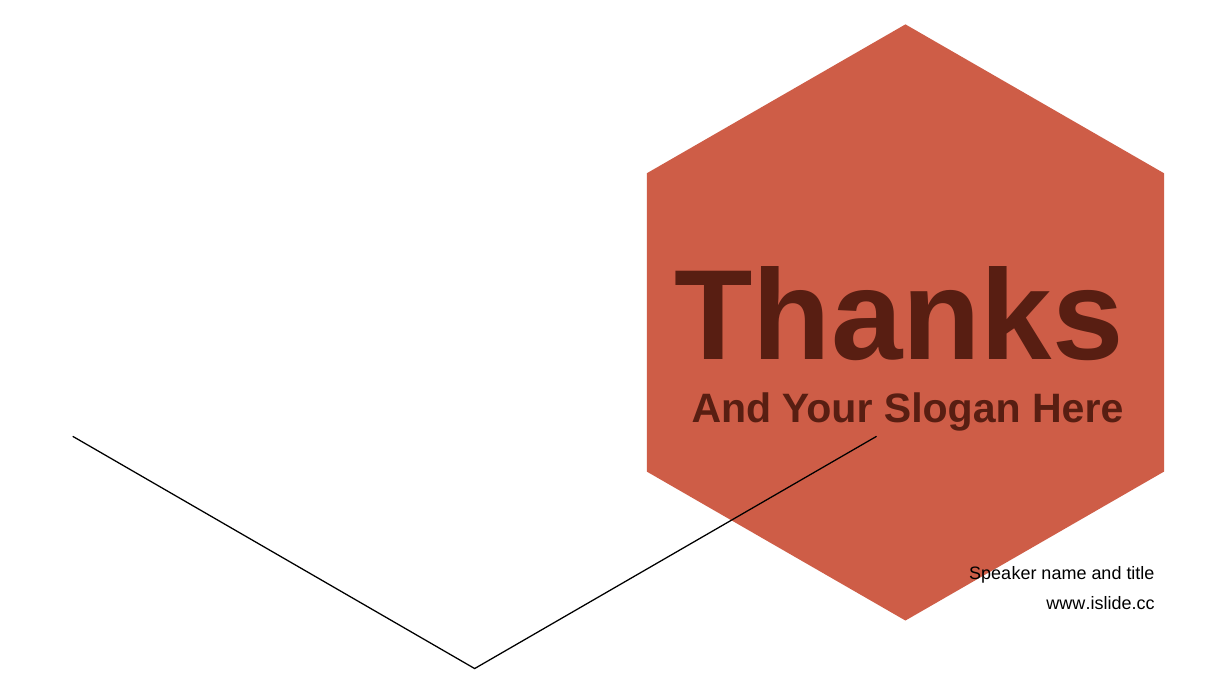
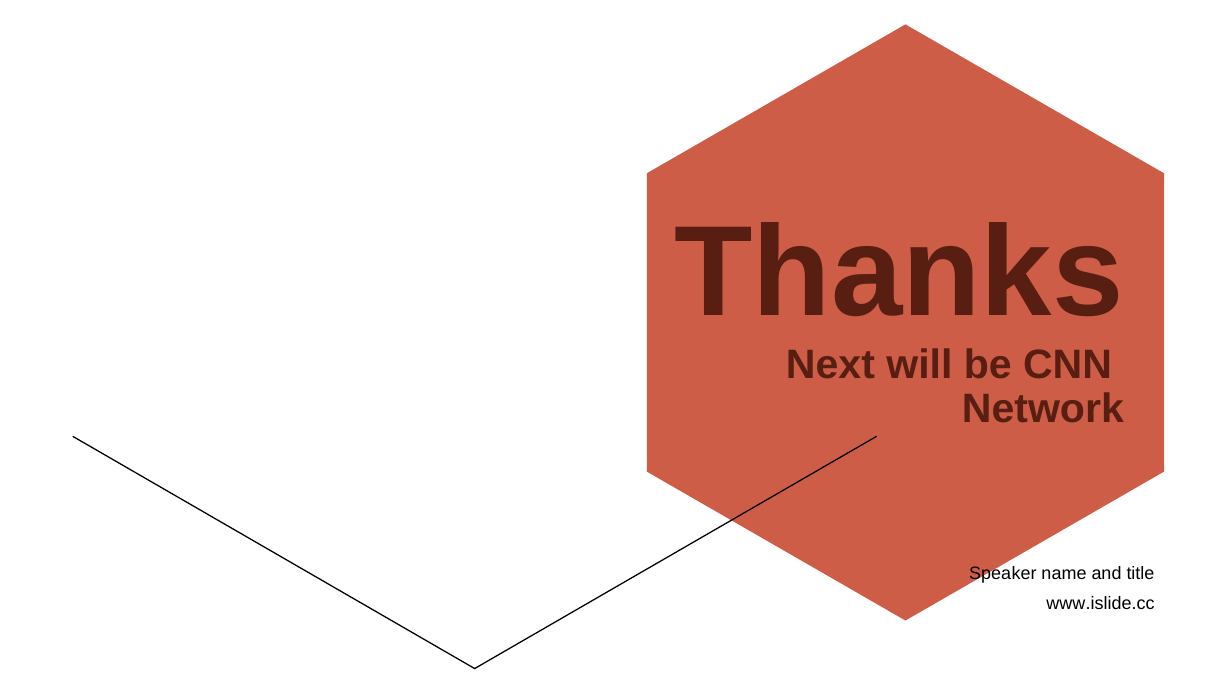
Before and after one commit to stereo720712/2020-11_2021-01_deep_learning_learn_report_record, a slide deck: slide 18 of 11_2_to_11__6_first/1.Deeping_learning_introduce.pptx (slide 11 before the commit). Drawn at 1232x693 pixels with LibreOffice and Linux fonts; fonts in the diff are those of the drawing; background and template pictures are left out. Boxes give left, top, right and bottom in pixels: in the first picture for what was removed or moved away, otherwise in the second. Text is boxed around its words. In the diff, an @@ line names an element or a change of style, - is before the commit and + after.

```diff
--- a/11_2_to_11__6_first/1.Deeping_learning_introduce.pptx
+++ b/11_2_to_11__6_first/1.Deeping_learning_introduce.pptx
@@ title at [675, 222, 1124, 423]: text changed @@
-Thank s
-And Your Slogan Here
+Thank s
+Next will be CNN Network
```
Also in this commit, not shown: 4 other slides changed, 9 slides added, 2 slides removed, 1 other file.
